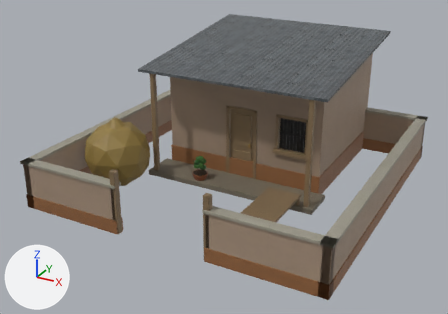
An edit to the glTF model public/assets/models/bg_house_c.glb, drawn before and after from the same camera.
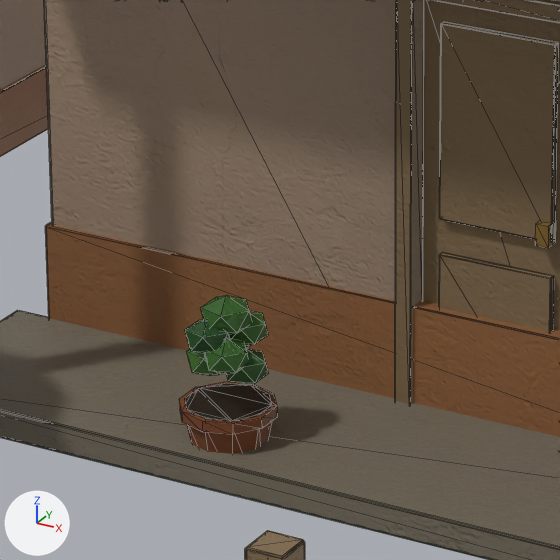
Each version is shown whole from a 50 mm lens placed at (7.08, -13.85, 7.5), pointed at (-0.25, -0.54, 0.85), then close up on the part from 37% to 56% of the width and 35% to 63% of the height. Every picture has the same lights, and +X, +Y and +Z are marked at lower left. The last two pictures show the newer version. The close-ups show mesh edges as thin lines. Where no turn or scale is listed for an object, it has been applied to the vertices. Vertices at exactly the same position are counted once.

Before the edit, the objects in view are built like this:
```python
me_block = bpy.data.meshes.new('block')
me_block.from_pydata(...)  # 1216 vertices, 2392 faces; spans x -4.04..4.04, y -4.04..4.04, z -1.5..1.5
me_block.materials.append(mat_hb_main)
ob_hb_main = bpy.data.objects.new('hb_main', me_block)
ob_hb_main.location = (0.0, 0.0, 1.5)
```
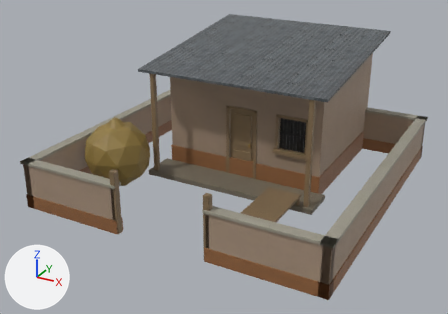
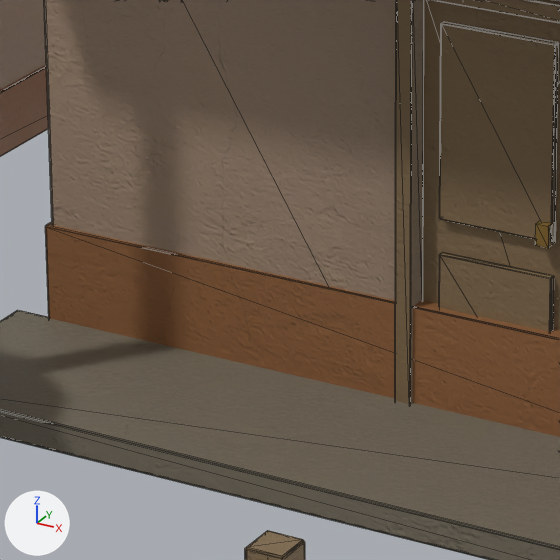
Pixel boxes [x1, y1, x2, y2] of what changed, in the close-ups (560 x 560 px):
part 1 of me_block, deleted: before [179, 295, 277, 454]

The edits, one by one:
me_block is used by ob_hb_main; location (0.0, 0.0, 1.5).
me_block had 1216 vertices, 2392 faces and spanned x -4.04..4.04, y -4.04..4.04, z -1.5..1.5.
me_block now has 1072 vertices, 2144 faces and spans x -4.04..4.04, y -4.04..4.04, z -1.5..1.5.
me_block part 1: 10 loose pieces with 144 vertices, spanning x -1.1..-0.7, y -0.91..-0.49, z -1.5..-0.7, are deleted.
